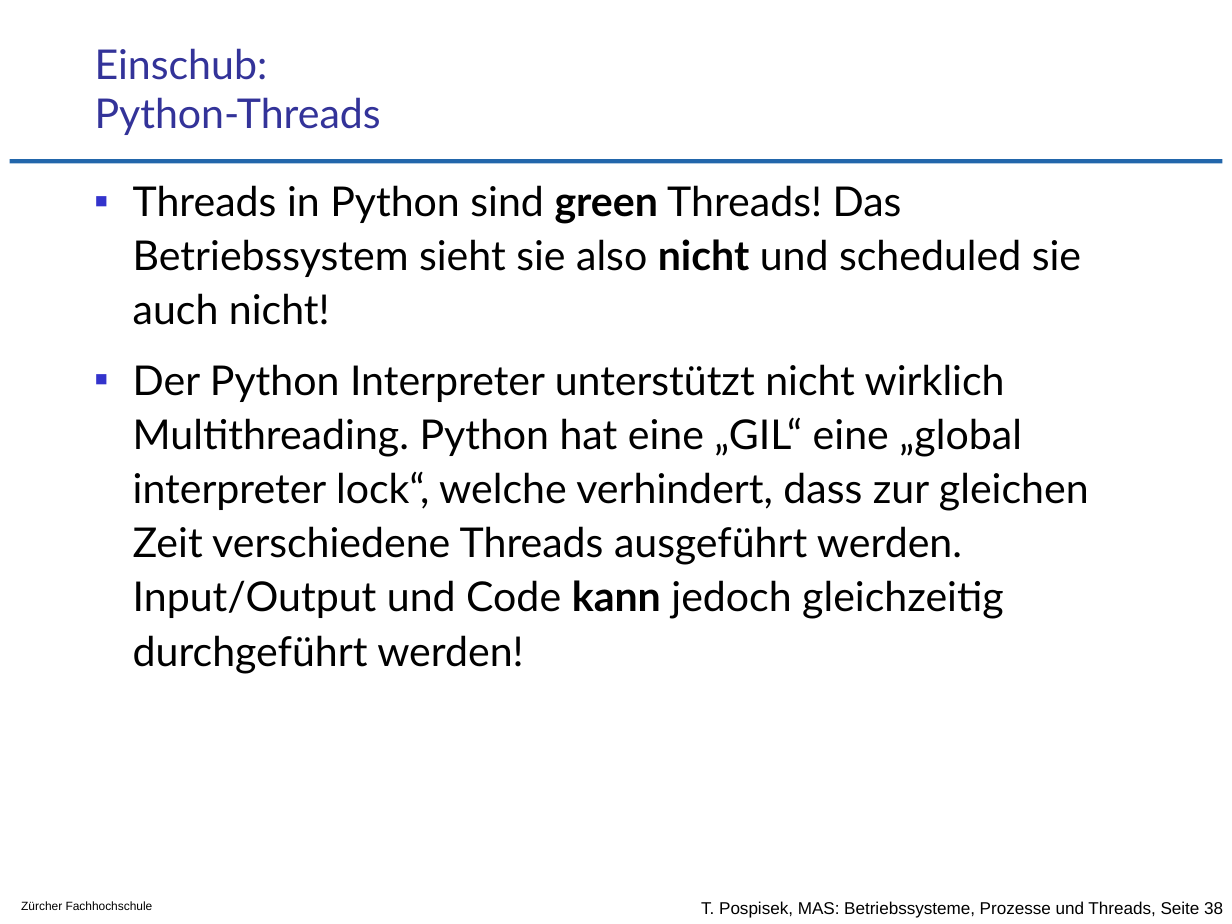
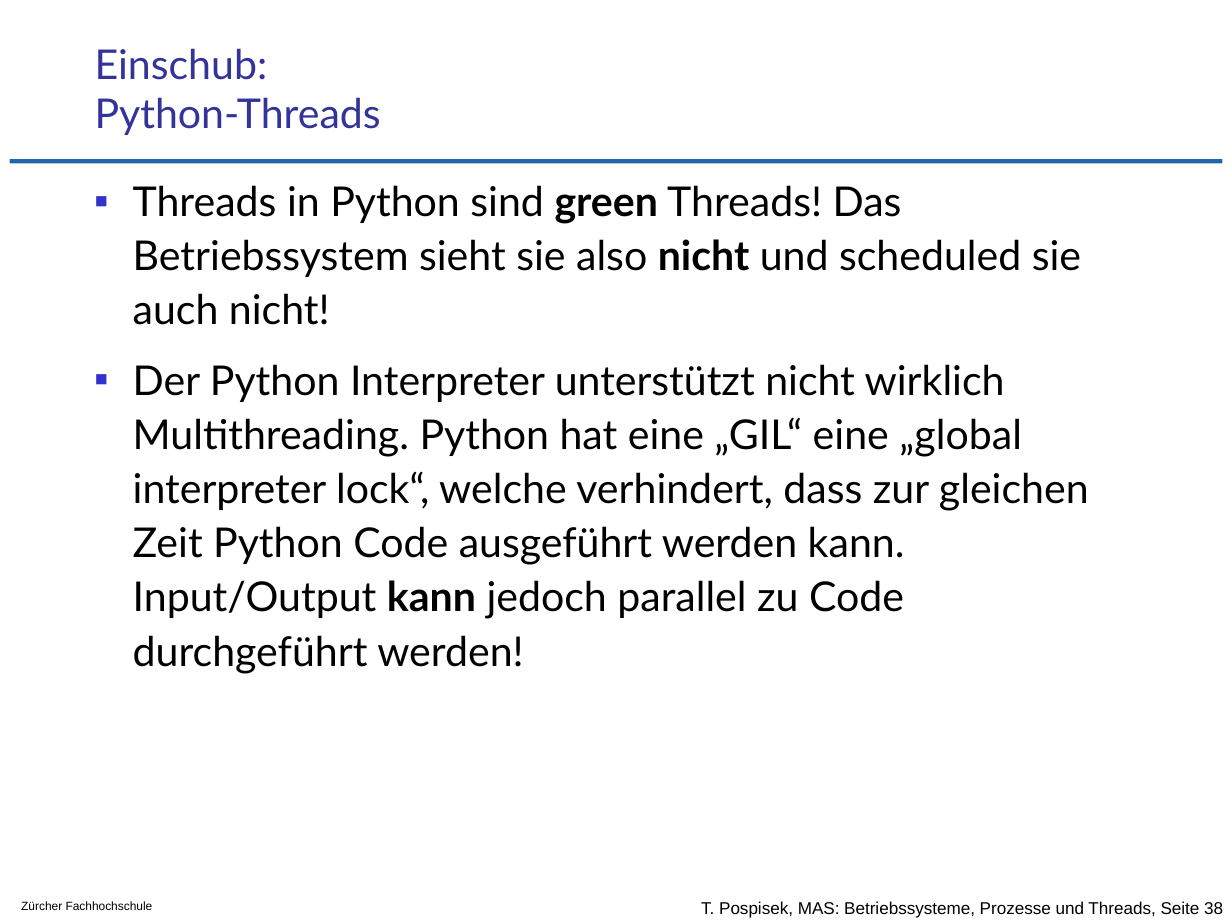
Before and after one commit to tpo/betriebssysteme, a slide deck: slide 38 of 05-2_Prozesse_und_Threads.odp. Drawn at 1232x924 pixels with LibreOffice and Linux fonts; fonts in the diff are those of the drawing; background and template pictures are left out. Boxes give left, top, right and bottom in pixels: in the first picture for what was removed or moved away, otherwise in the second. Text is boxed around its words. In the diff, an @@ line names an element or a change of style, - is before the commit and + after.

```diff
--- a/05-2_Prozesse_und_Threads.odp
+++ b/05-2_Prozesse_und_Threads.odp
@@ text at [133, 364, 1089, 674]: text changed @@
-▪ Der Python Interpreter unterstützt nicht wirklich Multithreading. Python hat eine „GIL“ eine „global interpreter lock“, welche verhindert, dass zur gleichen Zeit verschiedene Threads ausgeführt werden. Input/Output und Code kann jedoch gleichzeitig durchgeführt werden!
+▪ Der Python Interpreter unterstützt nicht wirklich Multithreading. Python hat eine „GIL“ eine „global interpreter lock“, welche verhindert, dass zur gleichen Zeit Python Code ausgeführt werden kann. Input/Output kann jedoch parallel zu Code durchgeführt werden!
```
Also in this commit, not shown: 1 other slide changed.
